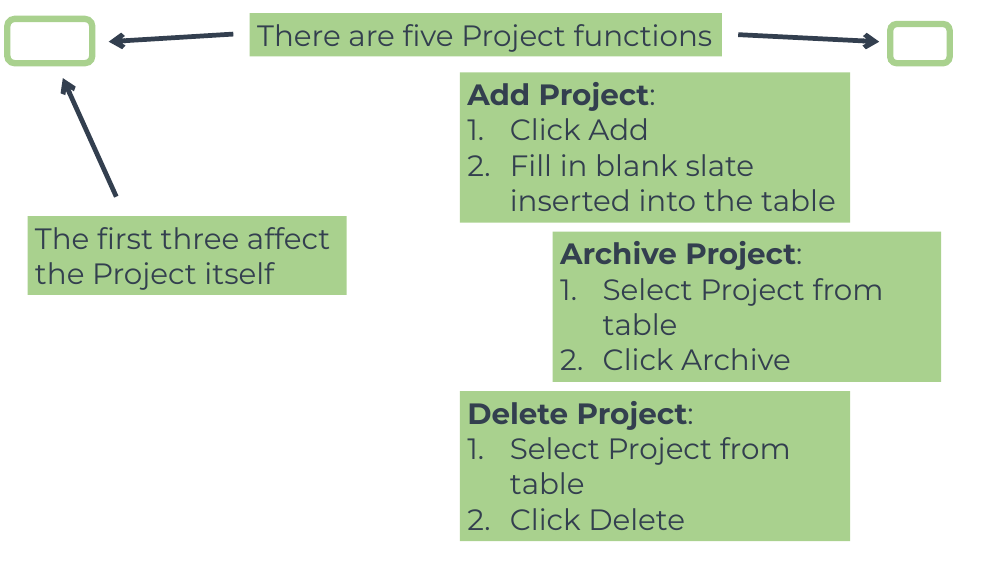
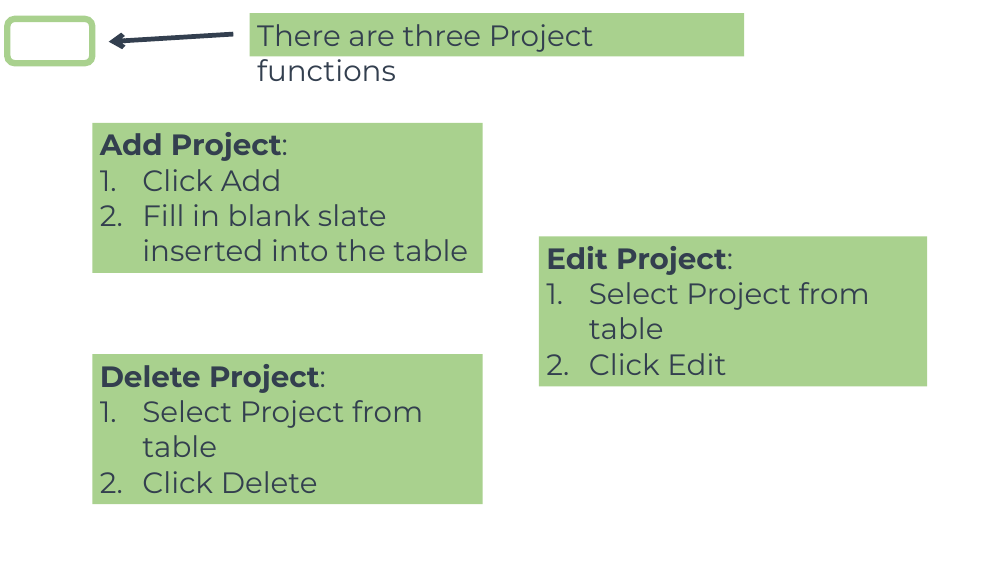
Before and after one commit to joshuawootonn/time-track, a slide deck: slide 8 of Instructions/Admin Presentation.pptx. Drawn at 1008x567 pixels with LibreOffice and Linux fonts; fonts in the diff are those of the drawing; background and template pictures are left out. Boxes give left, top, right and bottom in pixels: in the first picture for what was removed or moved away, otherwise in the second. Text is boxed around its words. In the diff, an @@ line names an element or a change of style, - is before the commit and + after.

```diff
--- a/Instructions/Admin Presentation.pptx
+++ b/Instructions/Admin Presentation.pptx
@@ rectangle "There are three Project functions" resized from (x1=250, y1=13, x2=721, y2=56) to (x1=250, y1=13, x2=744, y2=56) @@
@@ text in rectangle at (x1=257, y1=24, x2=594, y2=81): text changed @@
-There are five Project functions
+There are three Project functions
@@ rounded rectangle removed at (x1=891, y1=24, x2=951, y2=64) @@
@@ arrow removed from (739, 35) to (879, 42) @@
@@ arrow removed from (116, 197) to (63, 78) @@
@@ rectangle "Add Project:" moved from (x1=460, y1=73, x2=850, y2=223) to (x1=92, y1=123, x2=482, y2=273) @@
@@ rectangle removed at (x1=27, y1=216, x2=346, y2=295) @@
-The first three affect the Project itself
@@ rectangle "Edit Project:" moved from (x1=553, y1=232, x2=941, y2=383) to (x1=539, y1=237, x2=928, y2=387) @@
@@ text in rectangle at (x1=546, y1=246, x2=733, y2=275): text changed @@
-Archive Project:
+Edit Project:
@@ rectangle "Delete Project:" moved from (x1=460, y1=391, x2=850, y2=541) to (x1=92, y1=354, x2=482, y2=504) @@
@@ text in rectangle at (x1=589, y1=353, x2=726, y2=375): text changed @@
-2. Click Archive
+2. Click Edit
```
Also in this commit, not shown: 11 other slides changed, 1 slide removed, 7 other files.
